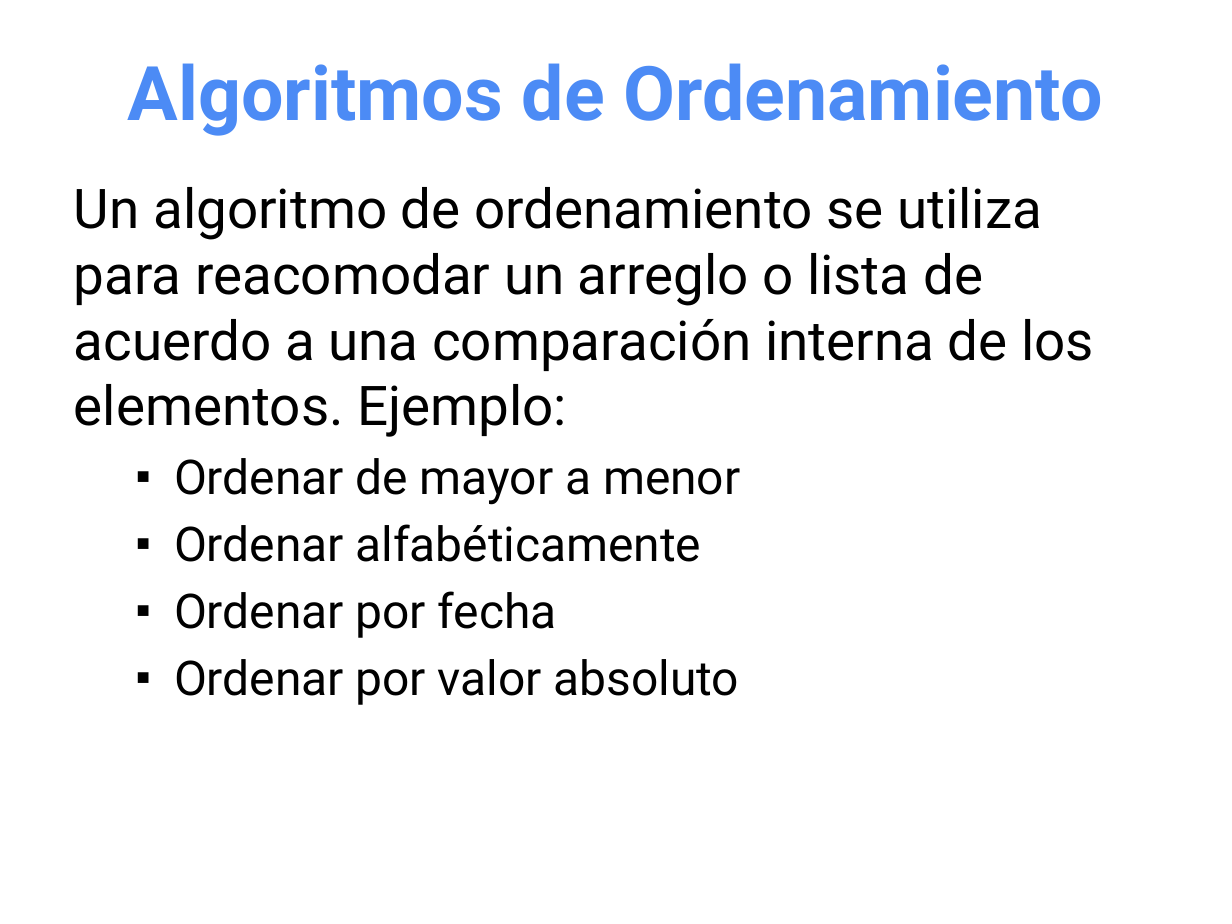
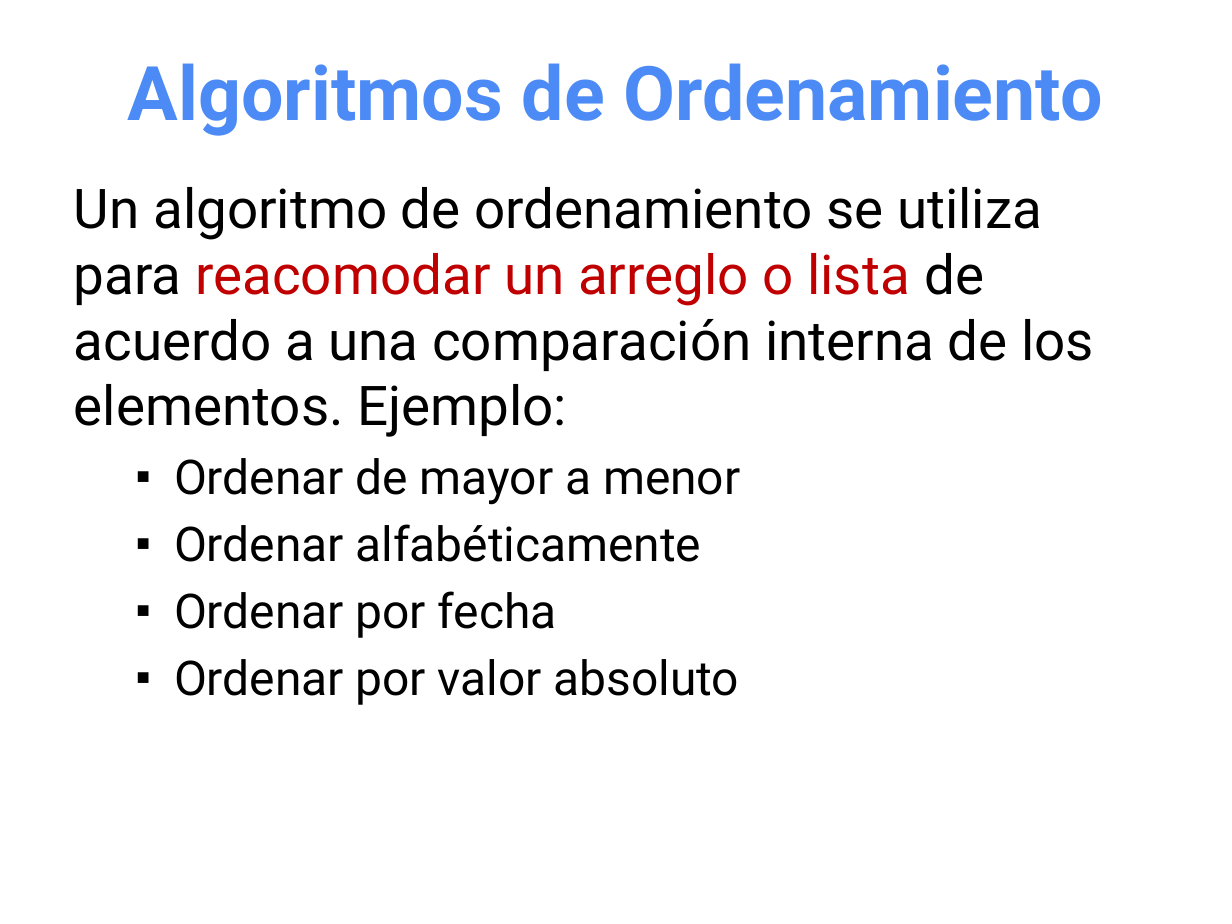
Before and after one commit to OMardil/INFO2, a slide deck: slide 10 of MOD02_Algoritmos_de_ordenamiento_y_busqueda/01 Presentacion/INFO2_MOD2-Ordenamiento_y_Busqueda.pptx. Drawn at 1232x924 pixels with LibreOffice and Linux fonts; fonts in the diff are those of the drawing. Boxes give left, top, right and bottom in pixels: in the first picture for what was removed or moved away, otherwise in the second. Text is boxed around its words. In the diff, an @@ line names an element or a change of style, - is before the commit and + after.

```diff
--- a/MOD02_Algoritmos_de_ordenamiento_y_busqueda/01 Presentacion/INFO2_MOD2-Ordenamiento_y_Busqueda.pptx
+++ b/MOD02_Algoritmos_de_ordenamiento_y_busqueda/01 Presentacion/INFO2_MOD2-Ordenamiento_y_Busqueda.pptx
@@ text at [74,187,1094,437]: text colour #000000 to #C00000 in "reacomodar un arreglo o lista" @@
```
Also in this commit, not shown: 6 other slides changed, 4 slides added, 3 slides removed, 1 other file.
